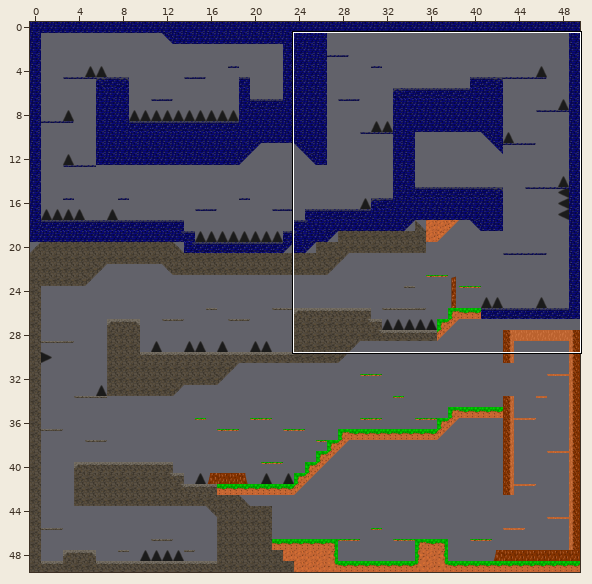
A Tiled map gets an edit: assets/Level1.tmx. The first picture is a wide view before the edit; the outline marks the close-up.
Close-up. Before the commit:
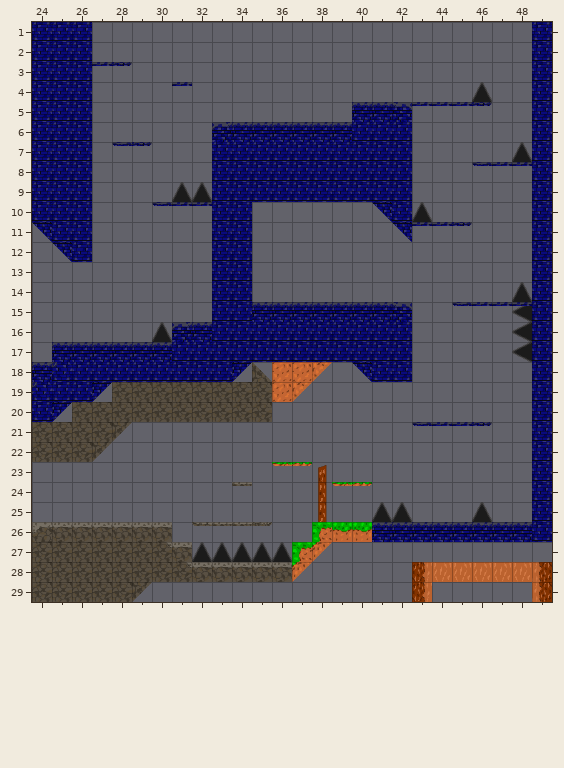
Cells are 32x32 px. Shown: x 24..49, y 1..29. The commit also changed other parts of the map, which this record leaves out.
And afterwards:
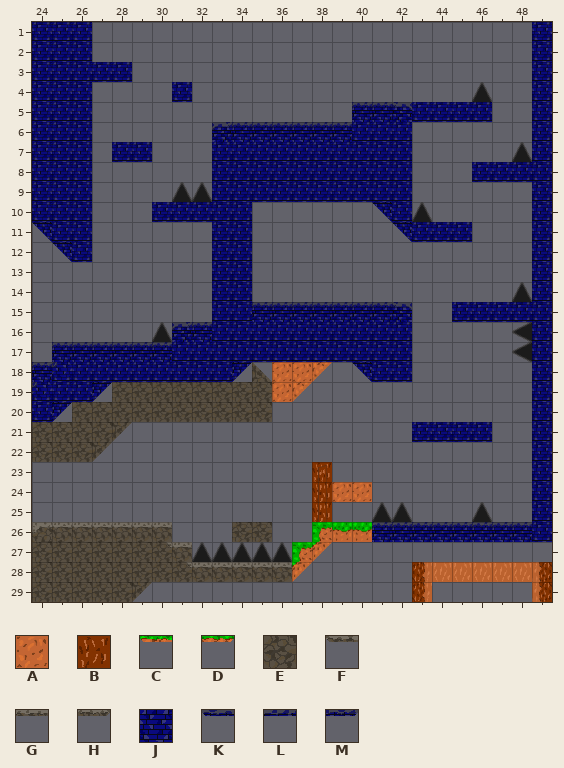
Key: from "TilesetUpdate": A 102, B 105, C 351, D 353, E 652, F 751, G 752, H 753, J 902, K 1001, L 1002, M 1003.
_ is an empty cell.
Difference:
{"where": "layer \"Plateforme\""}
{"y":3,"x":27,"old":"LM","new":"JJ"}
{"y":4,"x":31,"old":"L","new":"J"}
{"y":5,"x":43,"old":"LLLM","new":"JJJJ"}
{"y":7,"x":28,"old":"KM","new":"JJ"}
{"y":8,"x":46,"old":"KLL","new":"JJJ"}
{"y":10,"x":30,"old":"KLL","new":"JJJ"}
{"y":11,"x":43,"old":"LLM","new":"JJJ"}
{"y":15,"x":45,"old":"KLLL","new":"JJJJ"}
{"y":21,"x":43,"old":"KLLM","new":"JJJJ"}
{"y":23,"x":36,"old":"CD_","new":"__B"}
{"y":24,"x":34,"old":"G","new":"_"}
{"y":24,"x":38,"old":"_CD","new":"BAA"}
{"y":25,"x":38,"old":"_","new":"B"}
{"y":26,"x":32,"old":"FGGH","new":"__EE"}
